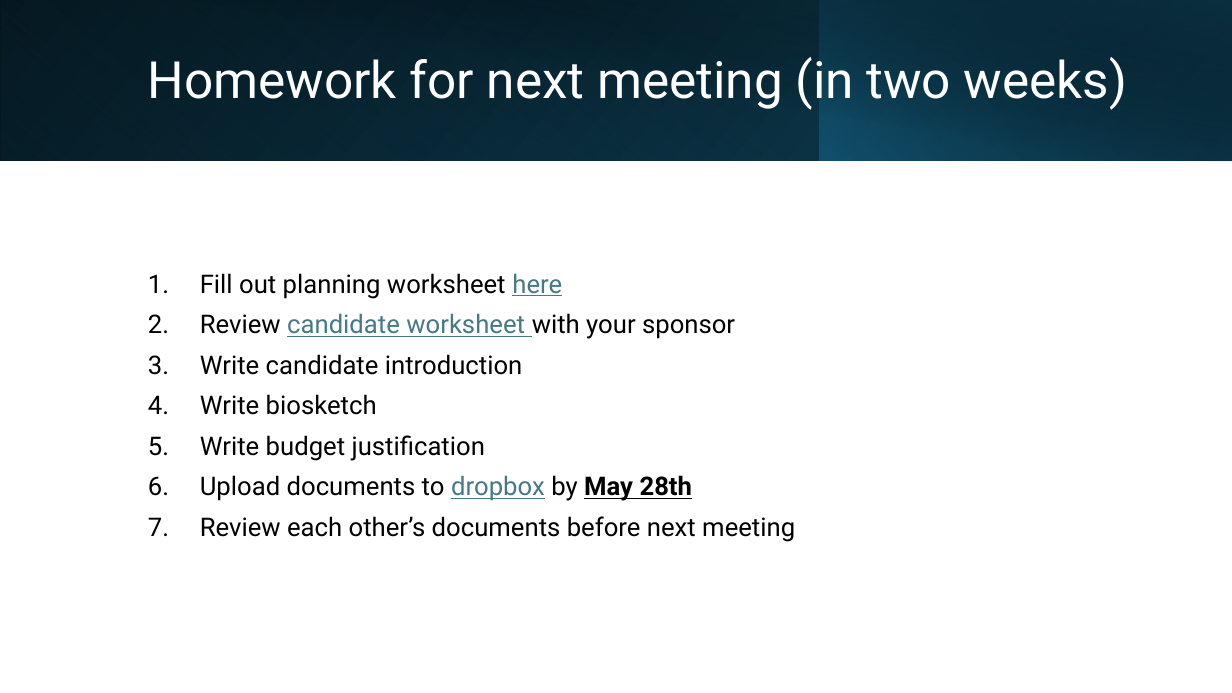
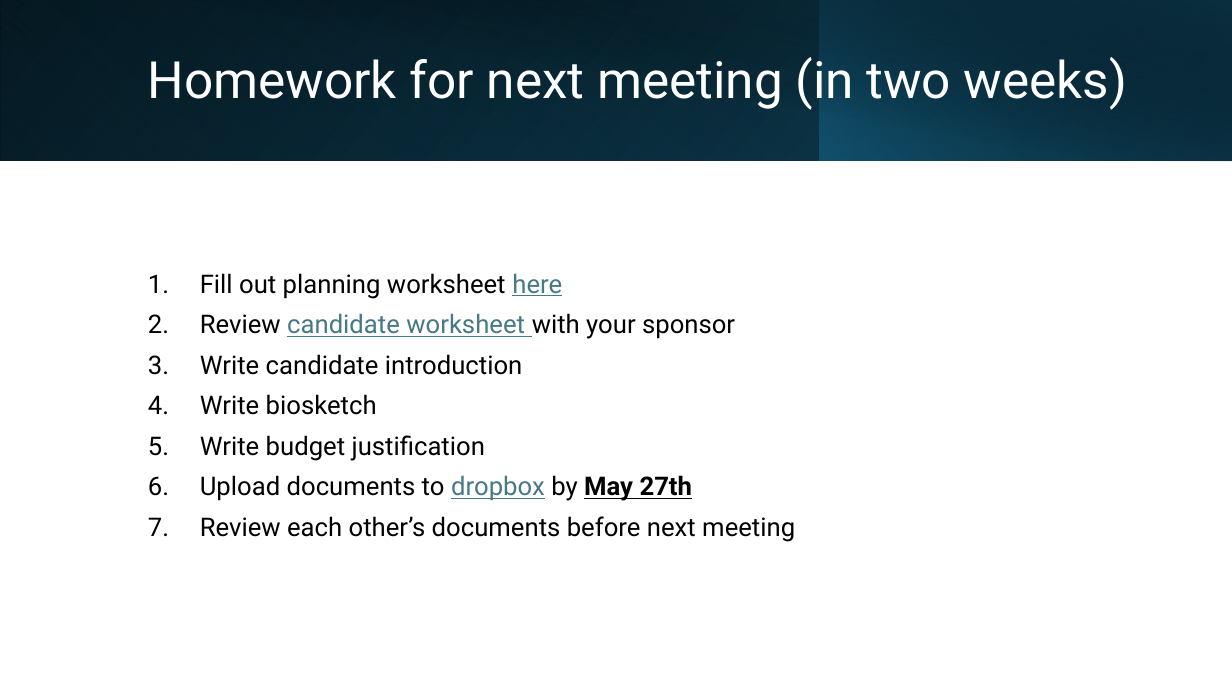
Before and after one commit to BridgesLab/FellowshipWorkshopDocuments, a slide deck: slide 16 of Documents/Slides/Orientation.pptx (slide 17 before the commit). Drawn at 1232x693 pixels with LibreOffice and Linux fonts; fonts in the diff are those of the drawing. Boxes give left, top, right and bottom in pixels: in the first picture for what was removed or moved away, otherwise in the second. Text is boxed around its words. In the diff, an @@ line names an element or a change of style, - is before the commit and + after.

```diff
--- a/Documents/Slides/Orientation.pptx
+++ b/Documents/Slides/Orientation.pptx
@@ text at (x1=200, y1=475, x2=693, y2=501): text changed @@
-6. Upload documents to dropbox by May 28th
+6. Upload documents to dropbox by May 27th
```
Also in this commit, not shown: 7 other slides changed, 2 slides removed, 2 other files.
